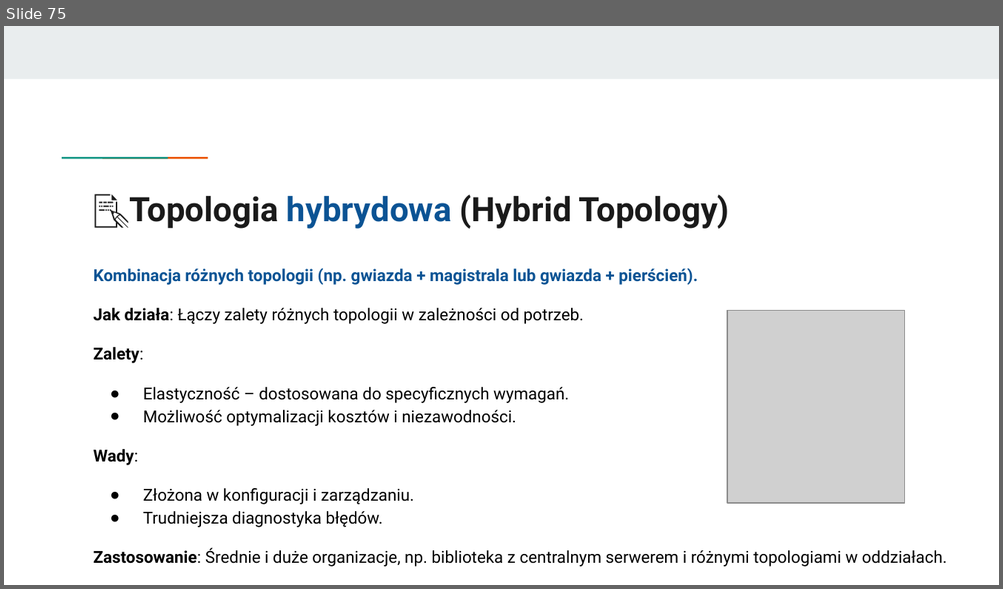
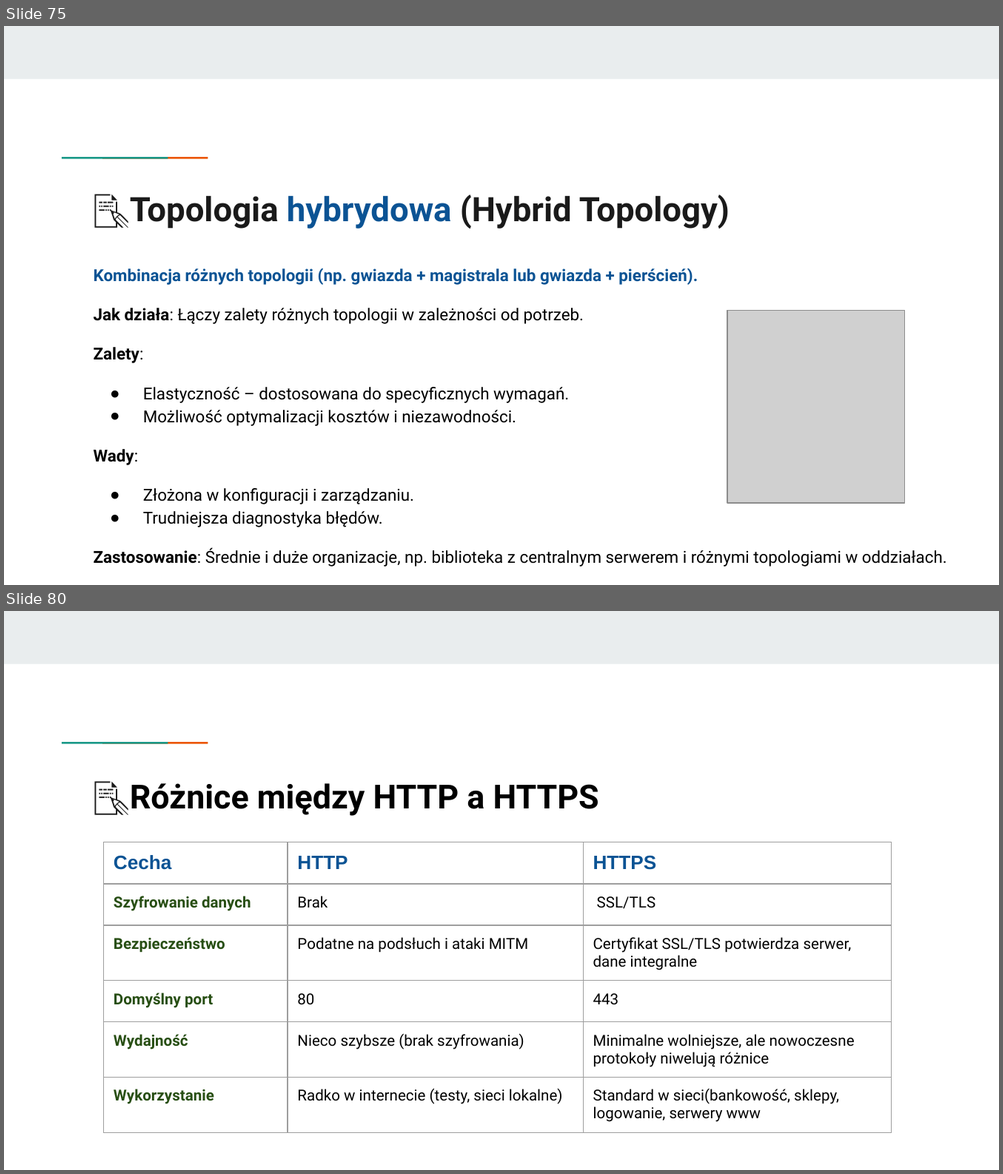
Before and after one commit to KasiaKasia/PRZEDMIOTY, a slide deck: ZASTOSOWANIE_INFORMATYKI/1A-gr_2/Zastosowanie informatyki - 1A gr. 2.pptx. Shown one above the other, each under a label of ours: slide 75 before the commit, slides 75 and 80 after it; the slides between them are not shown. The pictures are 1003x589 and 1003x1174 pixels, drawn with LibreOffice and Linux fonts; fonts in the diff are those of the drawing; grey boxes stand for pictures. Boxes give left, top, right and bottom in pixels: in the first picture for what was removed or moved away, otherwise in the second. Text is boxed around its words. In the diff, an @@ line names an element or a change of style, - is before the commit and + after.

```diff
--- a/ZASTOSOWANIE_INFORMATYKI/1A-gr_2/Zastosowanie informatyki - 1A gr. 2.pptx
+++ b/ZASTOSOWANIE_INFORMATYKI/1A-gr_2/Zastosowanie informatyki - 1A gr. 2.pptx
@@ slide 80 added at [4, 611, 999, 1170], background #FFFFFF; not listed: 3 template elements that a slide beside it also shows @@
@@ table added at [37, 644, 39, 970], 1 rows, 1 columns @@
+
@@ title added at [130, 783, 599, 816], 24 pt, text #000000, bold @@
+📝Różnice między HTTP a HTTPS
@@ table added at [103, 843, 891, 1169], 6 rows, 3 columns @@
+Cecha | HTTP | HTTPS
+Szyfrowanie danych | Brak | SSL/TLS
+Bezpieczeństwo | Podatne na podsłuch i ataki MITM | Certyfikat SSL/TLS potwierdza serwer, dane integralne
+Domyślny port | 80 | 443
+Wydajność | Nieco szybsze (brak szyfrowania) | Minimalne wolniejsze, ale nowoczesne protokoły niwelują różnice
+Wykorzystanie | Radko w internecie (testy, sieci lokalne) | Standard w sieci(bankowość, sklepy, logowanie, serwery www
```
Also in this commit, not shown: 4 other slides added, 1 other file.
